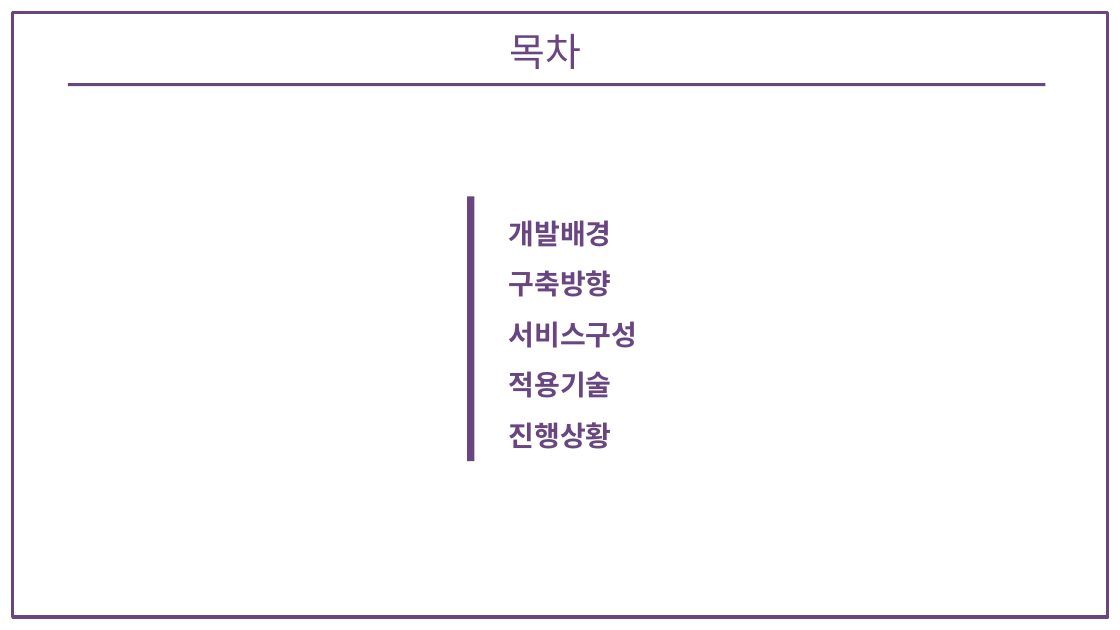
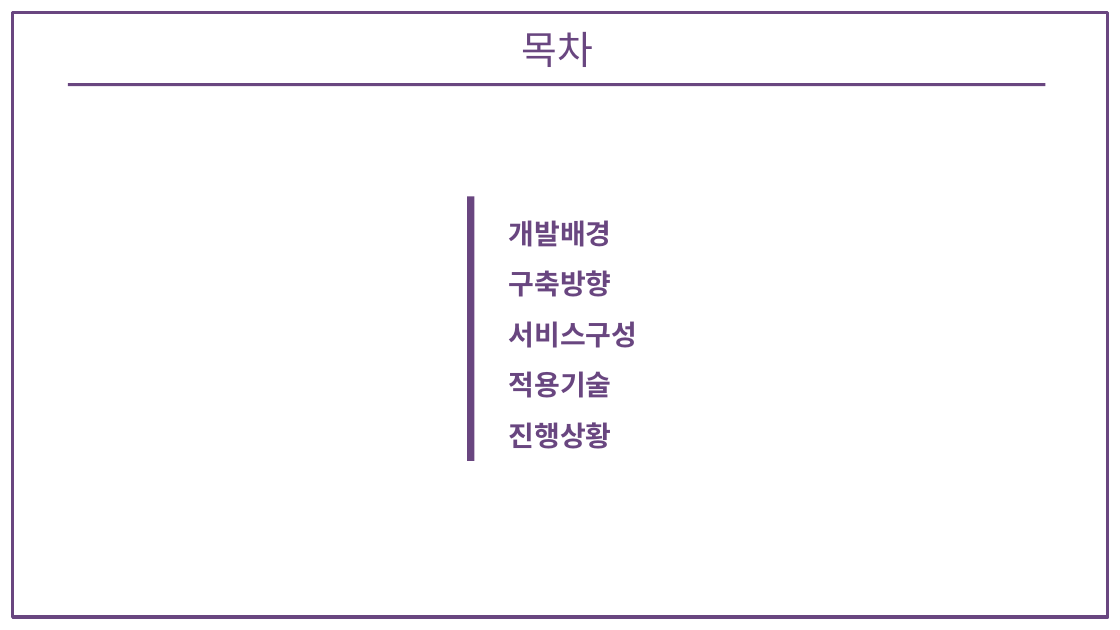
Before and after one commit to bitnarii/YMPM, a slide deck: slide 3 of 기획서/5조 Fit-back.pptx. Drawn at 1120x630 pixels with LibreOffice and Linux fonts; fonts in the diff are those of the drawing. Boxes give left, top, right and bottom in pixels: in the first picture for what was removed or moved away, otherwise in the second. Text is boxed around its words. In the diff, an @@ line names an element or a change of style, - is before the commit and + after.

```diff
--- a/기획서/5조 Fit-back.pptx
+++ b/기획서/5조 Fit-back.pptx
@@ text "목차": place and size @@
-text "목차" at (509,34,581,69)
+text "목차" at (522,32,594,67)
```
Also in this commit, not shown: 8 other slides changed, 3 slides added.
